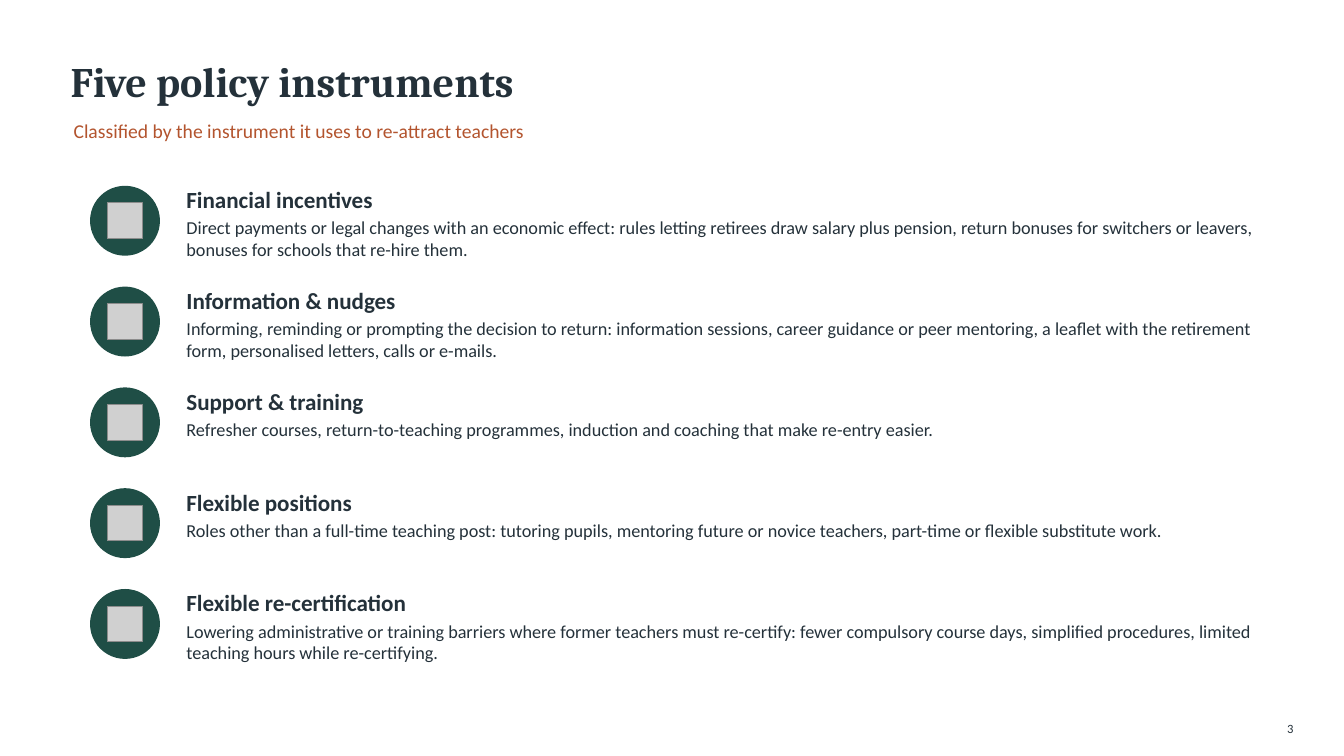
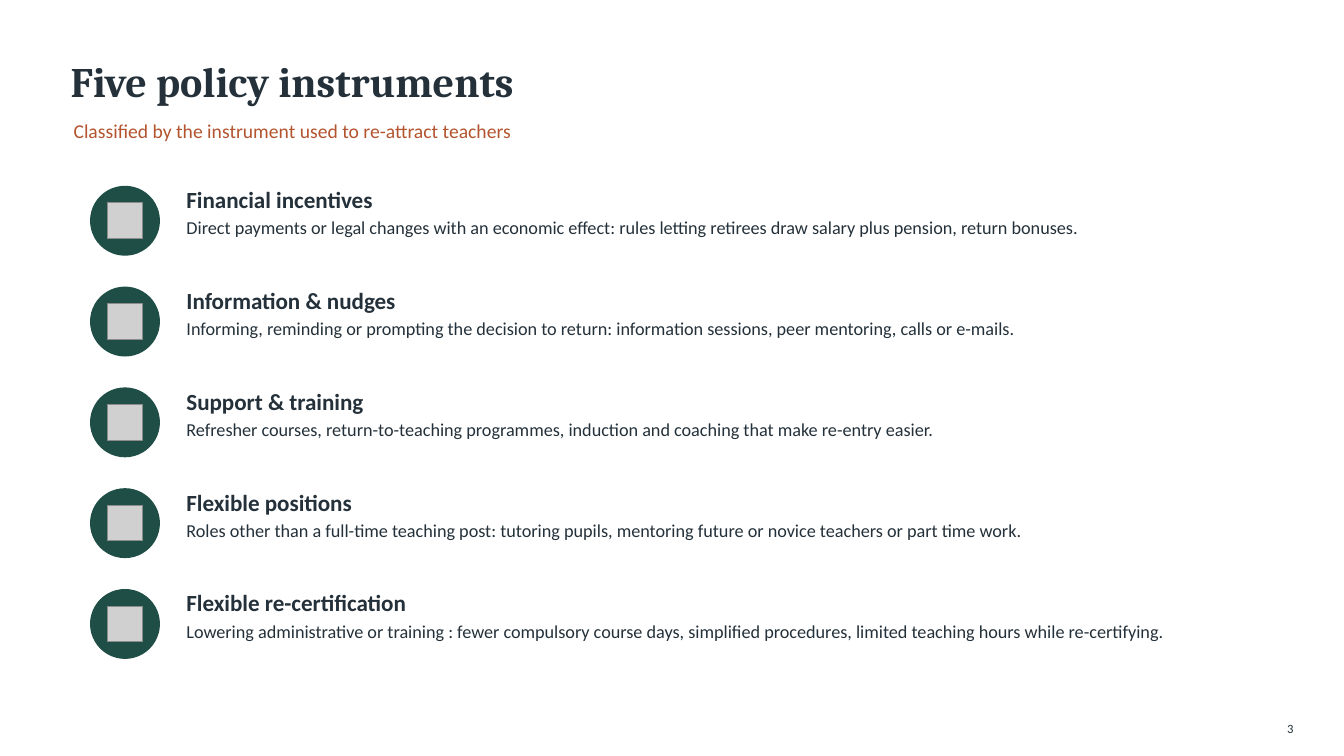
Before and after one commit to jedr1-ship-it/Alternative-Pathways----Quant, a slide deck: slide 3 of policies/Re-attracting_Former_Teachers.pptx. Drawn at 1344x756 pixels with LibreOffice and Linux fonts; fonts in the diff are those of the drawing; grey boxes stand for pictures. Boxes give left, top, right and bottom in pixels: in the first picture for what was removed or moved away, otherwise in the second. Text is boxed around its words. In the diff, an @@ line names an element or a change of style, - is before the commit and + after.

```diff
--- a/policies/Re-attracting_Former_Teachers.pptx
+++ b/policies/Re-attracting_Former_Teachers.pptx
@@ text at <box>74,124,511,141</box>: text changed @@
-Classified by the instrument it uses to re-attract teachers
+Classified by the instrument used to re-attract teachers
@@ text at <box>186,221,1078,237</box>: text changed @@
-Direct payments or legal changes with an economic effect: rules letting retirees draw salary plus pension, return bonuses for switchers or leavers, bonuses for schools that re-hire them.
+Direct payments or legal changes with an economic effect: rules letting retirees draw salary plus pension, return bonuses.
@@ text at <box>186,322,1014,338</box>: text changed @@
-Informing, reminding or prompting the decision to return: information sessions, career guidance or peer mentoring, a leaflet with the retirement form, personalised letters, calls or e-mails.
+Informing, reminding or prompting the decision to return: information sessions, peer mentoring, calls or e-mails.
@@ text at <box>186,524,1022,540</box>: text changed @@
-Roles other than a full-time teaching post: tutoring pupils, mentoring future or novice teachers, part-time or flexible substitute work.
+Roles other than a full-time teaching post: tutoring pupils, mentoring future or novice teachers or part time work.
@@ text at <box>186,625,1164,641</box>: text changed @@
-Lowering administrative or training barriers where former teachers must re-certify: fewer compulsory course days, simplified procedures, limited teaching hours while re-certifying.
+Lowering administrative or training : fewer compulsory course days, simplified procedures, limited teaching hours while re-certifying.
```
Also in this commit, not shown: 30 other slides changed, 1 slide added, 2 slides removed, 6 other files.
